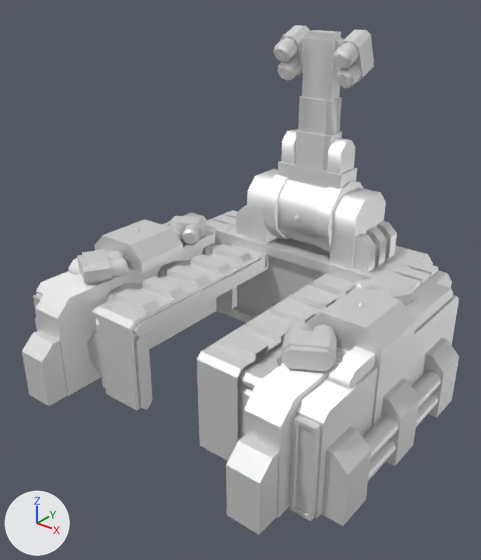
A saved change to the glTF model glb/corhalab.glb.
Rendered twice from a 50 mm lens placed at (91.5, -125.0, 98.8), pointed at (0.1, -10.7, 27.9). The lights are fixed; the arrows at lower left show +X, +Y and +Z. The older version comes first. Where no turn or scale is listed for an object, it has been applied to the vertices.

Before the edit, the objects in view are built like this:
```python
ob_arm1 = bpy.data.objects.new('arm1', me_arm1)
ob_arm1.parent = ob_base
ob_arm1.location = (0.0, 26.41, 37.21)
ob_arm1.rotation_euler = (-1.571, 0.0, 0.0)  # degrees (-90, 0, 0)
ob_arm2 = bpy.data.objects.new('arm2', me_arm2)
ob_arm2.parent = ob_arm1
ob_arm2.location = (0.194, -23.23, -0.00586)
ob_arm3 = bpy.data.objects.new('arm3', me_arm3)
ob_arm3.parent = ob_arm2
ob_arm3.location = (0.0000247, -15.88, 0.00959)
ob_gatel1 = bpy.data.objects.new('gatel1', me_gatel1)
ob_gatel1.location = (14.7, -21.0, 20.2)
ob_gatel2 = bpy.data.objects.new('gatel2', me_gatel2)
ob_gatel2.location = (-18.1, -18.5, 18.1)
ob_gater1 = bpy.data.objects.new('gater1', me_gater1)
ob_gater1.location = (-14.7, -21.0, 20.2)
ob_gater2 = bpy.data.objects.new('gater2', me_gater2)
ob_gater2.location = (18.0, -19.1, 18.0)
ob_nano5 = bpy.data.objects.new('nano5', me_nano5)
ob_nano5.parent = ob_arm3
ob_nano5.location = (5.891, -0.852, 1.481)
ob_nano5.rotation_euler = (0.393, 0.0, 0.0)  # degrees (23, 0, 0)
ob_nano6 = bpy.data.objects.new('nano6', me_nano6)
ob_nano6.parent = ob_arm3
ob_nano6.location = (-5.535, -0.825, 1.427)
ob_nano6.rotation_euler = (0.393, 0.0, 0.0)  # degrees (23, 0, 0)
# also in view: 'nano1' at (30.9, 3.0, 28.8); 'nano4' at (30.9, -27.1, 28.8); 'nano3' at (-31.1, -27.3, 28.8); 'base' at (0.0, -2.5, 22.0); 'nano2' at (-31.1, 3.3, 28.8)
```
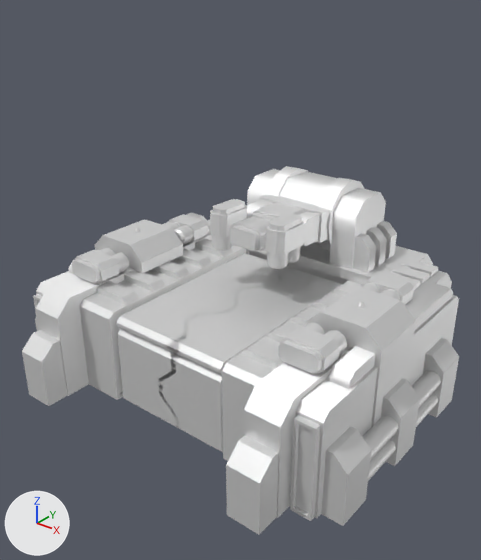
Patch to the scene script:
```diff
--- a/glb/corhalab.glb.py
+++ b/glb/corhalab.glb.py
@@ ob_arm1 @@
 ob_arm1.location = (0.0, 26.41, 37.21)
-ob_arm1.rotation_euler = (-1.571, 0.0, 0.0)  # degrees (-90, 0, 0)
+ob_arm1.rotation_euler = (-0.0396, 0.0, 0.0)  # degrees (-2.3, 0, 0)
@@ ob_arm2 @@
 ob_arm2.parent = ob_arm1
-ob_arm2.location = (0.194, -23.23, -0.00586)
+ob_arm2.location = (0.194, -16.38, -0.00586)
@@ ob_arm3 @@
 ob_arm3.parent = ob_arm2
-ob_arm3.location = (0.0000247, -15.88, 0.00959)
+ob_arm3.location = (0.0000247, -9.031, 0.00959)
@@ ob_nano5 @@
 ob_nano5.location = (5.891, -0.852, 1.481)
-ob_nano5.rotation_euler = (0.393, 0.0, 0.0)  # degrees (23, 0, 0)
+ob_nano5.rotation_euler = (0.00651, 0.0, 0.0)  # degrees (0.4, 0, 0)
@@ ob_nano6 @@
 ob_nano6.location = (-5.535, -0.825, 1.427)
-ob_nano6.rotation_euler = (0.393, 0.0, 0.0)  # degrees (23, 0, 0)
+ob_nano6.rotation_euler = (0.00651, 0.0, 0.0)  # degrees (0.4, 0, 0)
@@ ob_gatel1 @@
 ob_gatel1 = bpy.data.objects.new('gatel1', me_gatel1)
-ob_gatel1.location = (14.7, -21.0, 20.2)
+ob_gatel1.location = (21.6, -21.0, 20.2)
@@ ob_gatel2 @@
 ob_gatel2 = bpy.data.objects.new('gatel2', me_gatel2)
-ob_gatel2.location = (-18.1, -18.5, 18.1)
+ob_gatel2.location = (7.1, -18.5, 18.1)
@@ ob_gater1 @@
 ob_gater1 = bpy.data.objects.new('gater1', me_gater1)
-ob_gater1.location = (-14.7, -21.0, 20.2)
+ob_gater1.location = (-21.6, -21.0, 20.2)
@@ ob_gater2 @@
 ob_gater2 = bpy.data.objects.new('gater2', me_gater2)
-ob_gater2.location = (18.0, -19.1, 18.0)
+ob_gater2.location = (-7.2, -19.1, 18.0)
@@ ob_nano1 @@
 ob_nano1.location = (31.5, 9.221, 25.79)
-ob_nano1.rotation_euler = (0.0, 0.0, -0.524)  # degrees (0, 0, -30)
+ob_nano1.rotation_euler = (0.0, 0.0, -0.00863)  # degrees (0, 0, -0.5)
@@ ob_nano2 @@
 ob_nano2.location = (-31.5, 9.394, 26.15)
-ob_nano2.rotation_euler = (0.0, 0.0, 0.524)  # degrees (0, 0, 30)
+ob_nano2.rotation_euler = (0.0, 0.0, 0.00863)  # degrees (0, 0, 0.5)
@@ ob_nano3 @@
 ob_nano3.location = (-31.5, -23.43, 25.97)
-ob_nano3.rotation_euler = (0.0, 0.0, -0.524)  # degrees (0, 0, -30)
+ob_nano3.rotation_euler = (0.0, 0.0, -0.00863)  # degrees (0, 0, -0.5)
@@ ob_nano4 @@
 ob_nano4.location = (31.5, -23.26, 25.79)
-ob_nano4.rotation_euler = (0.0, 0.0, 0.524)  # degrees (0, 0, 30)
+ob_nano4.rotation_euler = (0.0, 0.0, 0.00863)  # degrees (0, 0, 0.5)
```

What differs and where, as boxes [x1, y1, x2, y2] in the pictures (481 x 560 px):
'gatel2', moved
    before: [87, 243, 266, 410]
    after: [158, 266, 342, 452]
'gater1', moved
    before: [98, 244, 268, 411]
    after: [80, 239, 249, 400]
'gater2', moved
    before: [197, 343, 283, 441]
    after: [116, 253, 283, 428]
'gatel1', moved
    before: [197, 273, 354, 461]
    after: [222, 281, 361, 461]
'arm1', turned
    before: [263, 129, 363, 252]
    after: [247, 166, 364, 250]
'arm3', turned, moved
    before: [299, 30, 343, 100]
    after: [230, 217, 269, 252]
'nano5', turned, moved
    before: [333, 30, 374, 89]
    after: [265, 214, 304, 269]
'nano4', turned
    before: [282, 322, 337, 371]
    after: [278, 323, 347, 374]
'nano6', turned, moved
    before: [274, 25, 310, 81]
    after: [210, 199, 247, 251]
'arm2', turned, moved (mostly hidden afterwards)
    before: [298, 96, 342, 135]
    after: [249, 213, 276, 221]
'nano3', turned
    before: [77, 249, 128, 284]
    after: [72, 248, 129, 284]
'nano1', turned
    before: [351, 273, 413, 306]
    after: [361, 273, 413, 305]
'nano2', turned
    before: [167, 216, 206, 246]
    after: [163, 214, 209, 245]
'cagelight3', turned (not visible afterwards)
    before: [294, 215, 300, 220]
